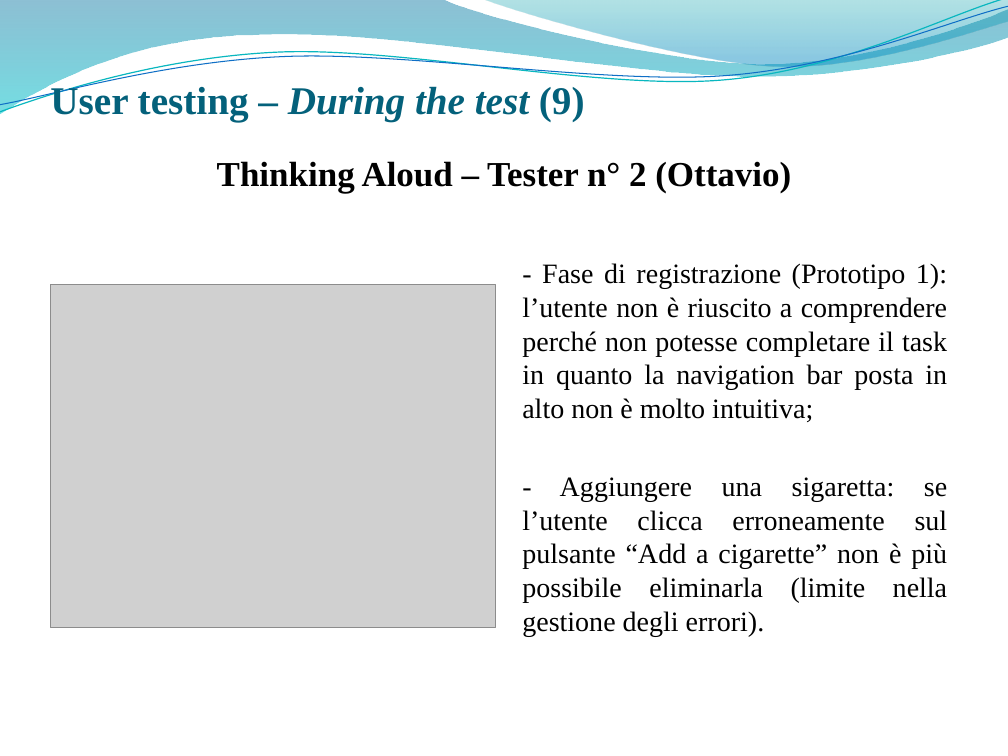
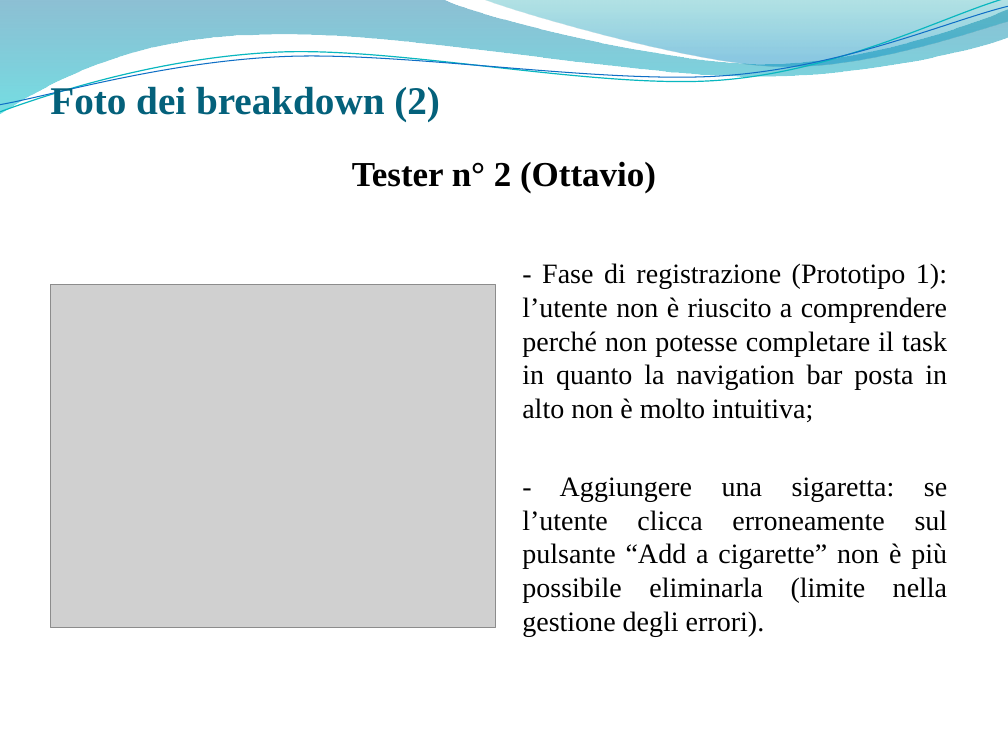
Before and after one commit to giusmastro91/Cognitive-systems, a slide deck: slide 39 of Prova_6_RisultatiValutazione/Leone_Mastrosimone_PresentazioneProgetto.pptx (slide 32 before the commit). Drawn at 1008x756 pixels with LibreOffice and Linux fonts; fonts in the diff are those of the drawing; grey boxes stand for pictures; background and template pictures are left out. Boxes give left, top, right and bottom in pixels: in the first picture for what was removed or moved away, otherwise in the second. Text is boxed around its words. In the diff, an @@ line names an element or a change of style, - is before the commit and + after.

```diff
--- a/Prova_6_RisultatiValutazione/Leone_Mastrosimone_PresentazioneProgetto.pptx
+++ b/Prova_6_RisultatiValutazione/Leone_Mastrosimone_PresentazioneProgetto.pptx
@@ title at <box>50,83,440,121</box>: text changed @@
-User testing – During the test (9)
+Foto dei breakdown (2)
@@ text at <box>352,161,656,193</box>: text changed @@
-Thinking Aloud – Tester n° 2 (Ottavio)
+Tester n° 2 (Ottavio)
```
Also in this commit, not shown: 2 other slides changed.
